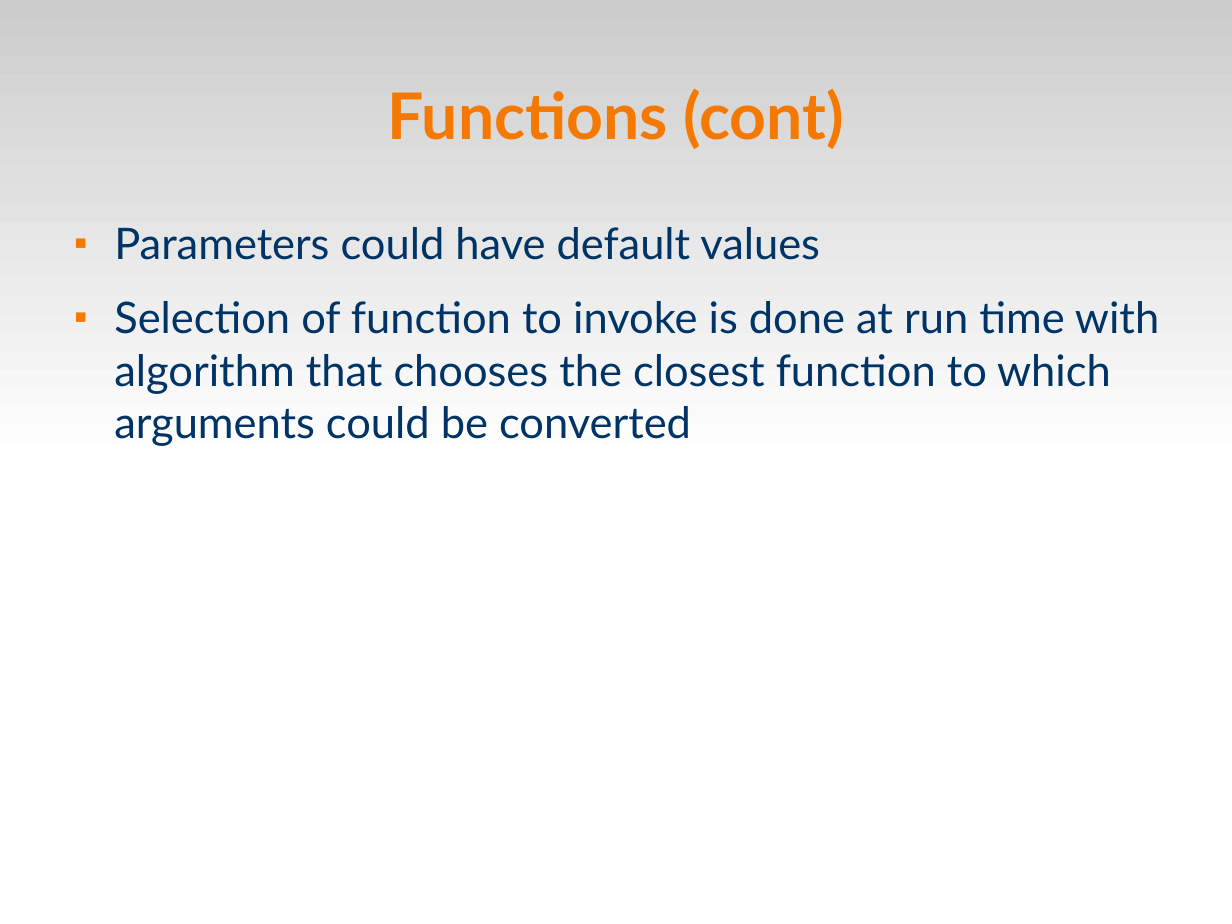
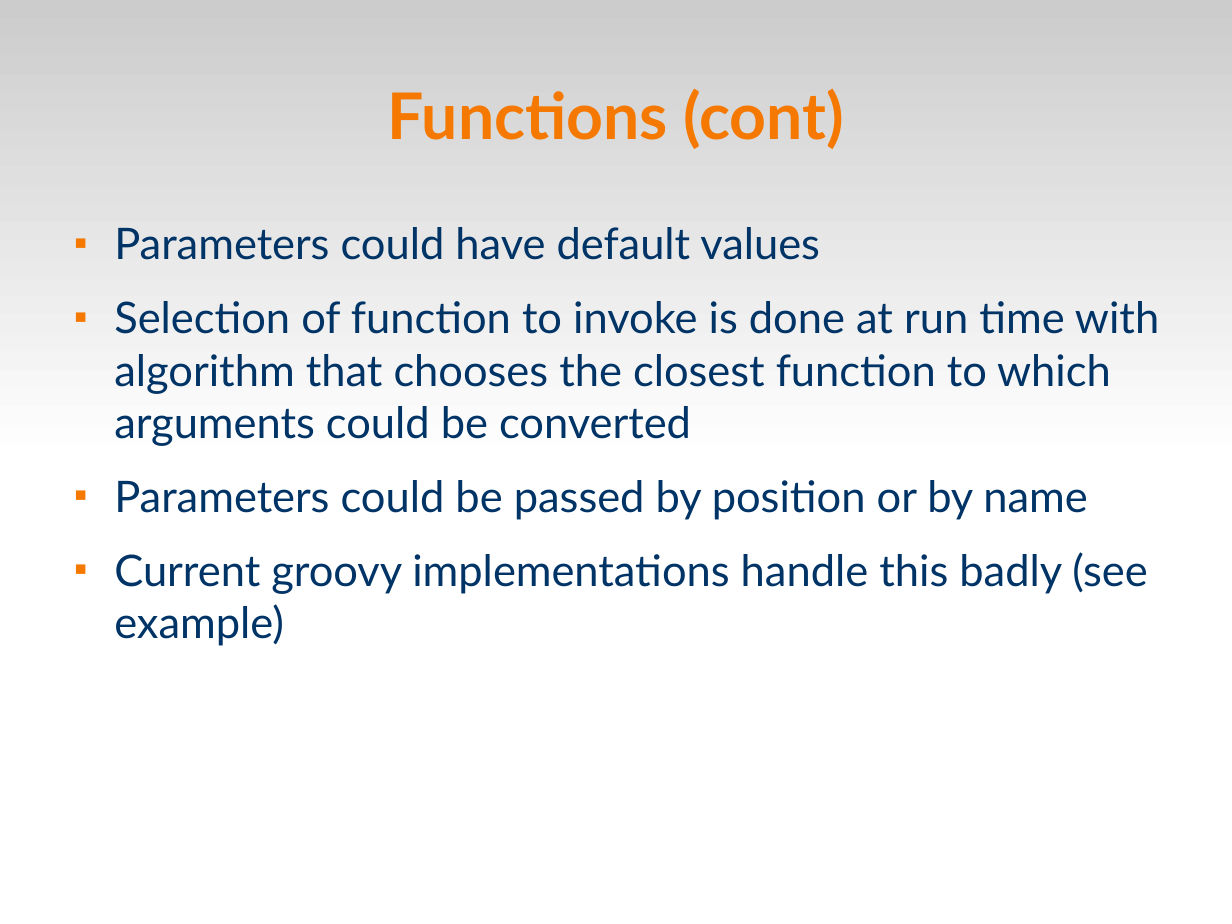
Before and after one commit to veltzer/demos, a slide deck: slide 10 of groovy/groovy.odp. Drawn at 1232x924 pixels with LibreOffice and Linux fonts; fonts in the diff are those of the drawing. Boxes give left, top, right and bottom in pixels: in the first picture for what was removed or moved away, otherwise in the second. Text is boxed around its words. In the diff, an @@ line names an element or a change of style, - is before the commit and + after.

Commit message:
more examples

```diff
--- a/groovy/groovy.odp
+++ b/groovy/groovy.odp
@@ text at (114,480,1147,646): paragraphs added @@
+■ Parameters could be passed by position or by name
+■ Current groovy implementations handle this badly (see example)
```
Also in this commit, not shown: 1 other slide changed, 3 other files.
